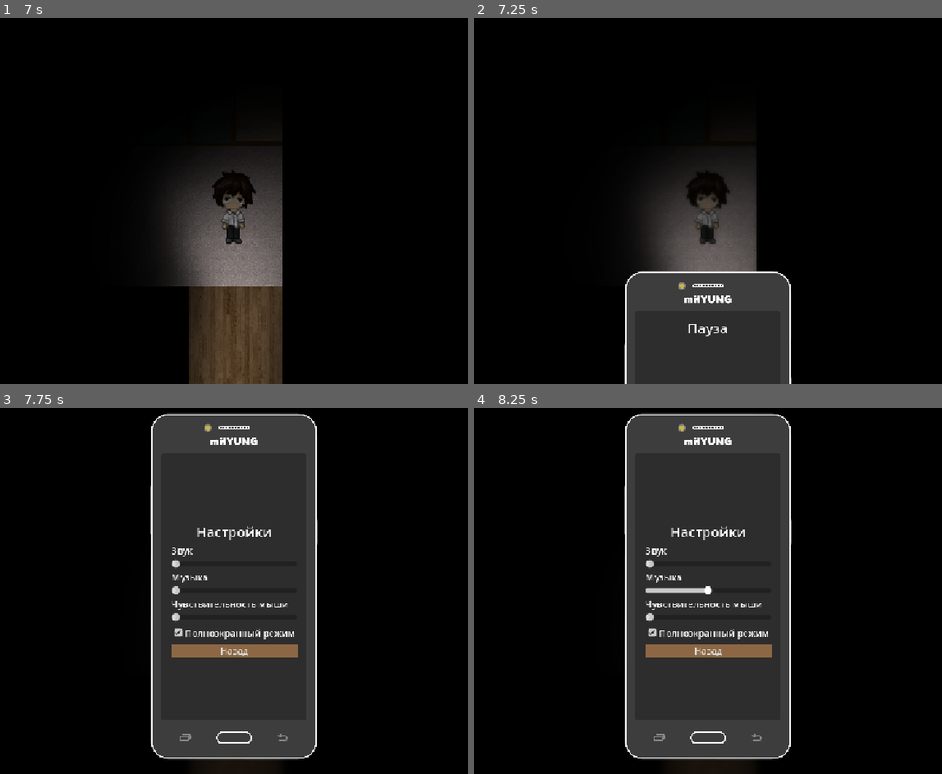
Above: before the commit, frames 1-4 (two rows, left to right).
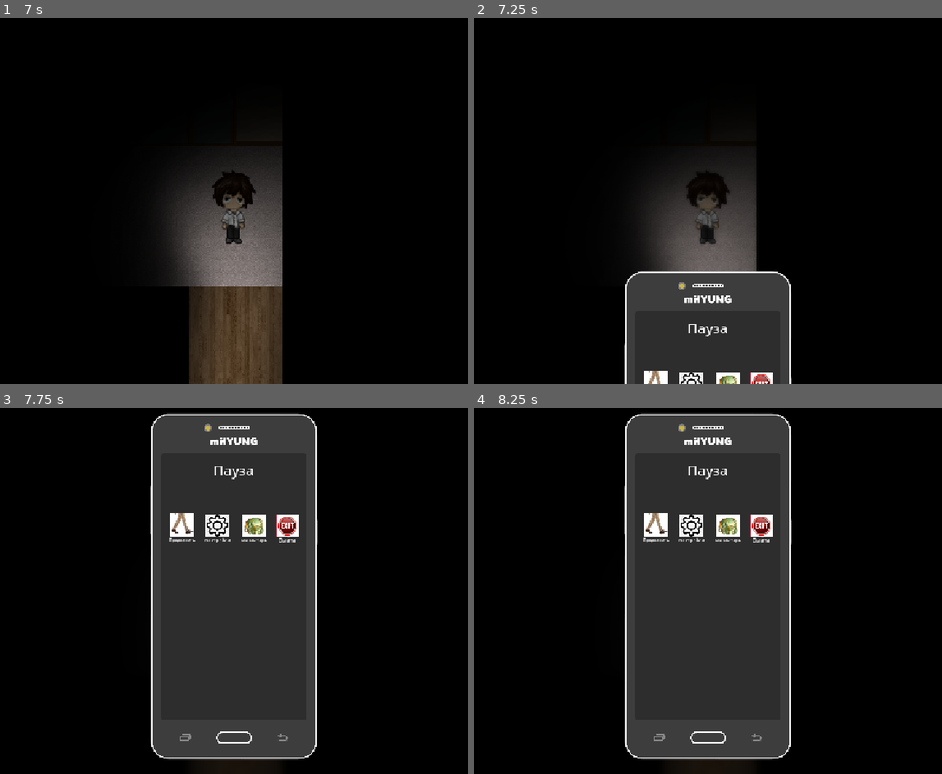
Above: after the commit, the same moments.

Repository: JohnMandzela/PROJECT_MITA
Game: Godot game, scene res://scenes/main_menu.tscn
Two runs of this game, one before a commit and one after it. Both use one fixed random seed, a clock stepped at 60 frames per second and the inputs below.
Inputs (mouse positions are in pixels of both pictures, inside the frame that each line leads up to):
- Up to frame 1 (7 s): click "Настройки" at 0.5 s; click "Полноэкранный режим" at 1.25 s; click "Назад" at 2 s; click "Новая игра" at 2.75 s; tap Enter (ui_accept) at 3.5, 3.77, 4.25, 4.52, 5, 5.75, 6.02, 6.5, 6.77 s; move the mouse to (379, 182) at 3.52 s; tap E (interact) every 0.75 s from 3.6 to 6.6 s; move the mouse to (102, 219) at 4.27 s; move the mouse to (299, 116) at 5.02 s; move the mouse to (201, 274) at 5.77 s; move the mouse to (430, 255) at 6.52 s
- Up to frame 2 (7.25 s): tap Escape (ui_cancel) at 7.15 s
- Up to frame 3 (7.75 s): click (182, 773) at 7.25 s, where only the run after the commit has a clickable "Продолжить"
- Up to frame 4 (8.25 s): click (708, 587) at 8.02 s

Frame 1 is identical in both runs. In frame 2, 0.7% of the frame differs, in the area x 36-64%, y 96-100%; in frame 3, 3.2%; in frame 4, 3.4%, in the area x 36-64%, y 15-69%.

Commit message:
Приложения в меню-паузе

Diff:
--- a/scenes/system/pause_menu_animation.tscn
+++ b/scenes/system/pause_menu_animation.tscn
@@ -1,8 +1,12 @@
-[gd_scene load_steps=24 format=3 uid="uid://jsdoohi5px74"]
+[gd_scene load_steps=28 format=3 uid="uid://jsdoohi5px74"]
 
 [ext_resource type="Script" uid="uid://c7lnwl3foh5fg" path="res://scripts/pause_menu.gd" id="1_myx47"]
 [ext_resource type="Texture2D" uid="uid://y0mm0pljq1fd" path="res://images/phone.png" id="1_n87rw"]
 [ext_resource type="Shader" uid="uid://b4jk7clyyig4i" path="res://images/shaders/pause_menu.gdshader" id="3_kukqi"]
+[ext_resource type="Texture2D" uid="uid://ocwn2npqb3yx" path="res://images/tilesets/31312.jpg" id="3_mrruf"]
+[ext_resource type="Texture2D" uid="uid://blbelkkqbfq2d" path="res://images/tilesets/4343433.jpg" id="4_78550"]
+[ext_resource type="Texture2D" uid="uid://dxon1hookl4t0" path="res://images/tilesets/432425555.jpg" id="5_h5v6u"]
+[ext_resource type="Texture2D" uid="uid://bypi1st6pt3od" path="res://images/tilesets/5554545454.png" id="6_2yjx4"]
 
 [sub_resource type="Animation" id="Animation_1s2dm"]
 length = 0.001
@@ -315,7 +319,6 @@
 horizontal_alignment = 1
 
 [node name="VBoxContainer" type="VBoxContainer" parent="Panel"]
-visible = false
 z_index = 21
 layout_mode = 1
 anchors_preset = 8
@@ -337,22 +340,112 @@
 theme_override_styles/normal = SubResource("StyleBoxFlat_nwcfo")
 theme_override_styles/pressed = SubResource("StyleBoxFlat_05uyy")
 theme_override_styles/hover = SubResource("StyleBoxFlat_p81d2")
-text = "Продолжить"
-
-[node name="Options" type="Button" parent="Panel/VBoxContainer"]
+
+[node name="AspectRatioContainer" type="AspectRatioContainer" parent="Panel/VBoxContainer/Continue"]
+layout_mode = 0
+offset_left = -2.0
+offset_top = -126.50067
+offset_right = 38.0
+offset_bottom = -86.50067
+
+[node name="Continue" type="Button" parent="Panel/VBoxContainer/Continue/AspectRatioContainer"]
 process_mode = 3
 layout_mode = 2
 theme_override_styles/normal = SubResource("StyleBoxFlat_nwcfo")
 theme_override_styles/pressed = SubResource("StyleBoxFlat_05uyy")
 theme_override_styles/hover = SubResource("StyleBoxFlat_p81d2")
-text = "Настройки"
-
-[node name="Inventory" type="Button" parent="Panel/VBoxContainer"]
+icon = ExtResource("3_mrruf")
+
+[node name="AspectRatioContainer" type="AspectRatioContainer" parent="Panel/VBoxContainer/Continue/AspectRatioContainer/Continue"]
+layout_mode = 0
+offset_left = -2.0
+offset_top = -126.50067
+offset_right = 38.0
+offset_bottom = -86.50067
+
+[node name="Label" type="Label" parent="Panel/VBoxContainer/Continue/AspectRatioContainer/Continue"]
+layout_mode = 0
+offset_left = -3.0
+offset_top = 41.0
+offset_right = 43.0
+offset_bottom = 52.0
+theme_override_font_sizes/font_size = 7
+text = "Продолжить"
+
+[node name="Options" type="Button" parent="Panel/VBoxContainer"]
 process_mode = 3
 layout_mode = 2
 theme_override_styles/normal = SubResource("StyleBoxFlat_nwcfo")
 theme_override_styles/pressed = SubResource("StyleBoxFlat_05uyy")
 theme_override_styles/hover = SubResource("StyleBoxFlat_p81d2")
+
+[node name="AspectRatioContainer" type="AspectRatioContainer" parent="Panel/VBoxContainer/Options"]
+layout_mode = 0
+offset_left = 60.0
+offset_top = -129.50067
+offset_right = 100.0
+offset_bottom = -89.50067
+
+[node name="Options" type="Button" parent="Panel/VBoxContainer/Options/AspectRatioContainer"]
+process_mode = 3
+layout_mode = 2
+theme_override_styles/normal = SubResource("StyleBoxFlat_nwcfo")
+theme_override_styles/pressed = SubResource("StyleBoxFlat_05uyy")
+theme_override_styles/hover = SubResource("StyleBoxFlat_p81d2")
+icon = ExtResource("4_78550")
+
+[node name="AspectRatioContainer" type="AspectRatioContainer" parent="Panel/VBoxContainer/Options/AspectRatioContainer/Options"]
+layout_mode = 0
+offset_left = 60.0
+offset_top = -129.50067
+offset_right = 100.0
+offset_bottom = -89.50067
+
+[node name="Label" type="Label" parent="Panel/VBoxContainer/Options/AspectRatioContainer/Options"]
+layout_mode = 0
+offset_left = -2.0
+offset_top = 40.0
+offset_right = 42.0
+offset_bottom = 52.0
+theme_override_font_sizes/font_size = 8
+text = "Настройки"
+
+[node name="Inventory" type="Button" parent="Panel/VBoxContainer"]
+process_mode = 3
+layout_mode = 2
+theme_override_styles/normal = SubResource("StyleBoxFlat_nwcfo")
+theme_override_styles/pressed = SubResource("StyleBoxFlat_05uyy")
+theme_override_styles/hover = SubResource("StyleBoxFlat_p81d2")
+
+[node name="AspectRatioContainer" type="AspectRatioContainer" parent="Panel/VBoxContainer/Inventory"]
+layout_mode = 0
+offset_left = 124.0
+offset_top = -133.50067
+offset_right = 164.0
+offset_bottom = -93.50067
+
+[node name="Inventory" type="Button" parent="Panel/VBoxContainer/Inventory/AspectRatioContainer"]
+process_mode = 3
+layout_mode = 2
+theme_override_styles/normal = SubResource("StyleBoxFlat_nwcfo")
+theme_override_styles/pressed = SubResource("StyleBoxFlat_05uyy")
+theme_override_styles/hover = SubResource("StyleBoxFlat_p81d2")
+icon = ExtResource("5_h5v6u")
+
+[node name="AspectRatioContainer" type="AspectRatioContainer" parent="Panel/VBoxContainer/Inventory/AspectRatioContainer/Inventory"]
+layout_mode = 0
+offset_left = 124.0
+offset_top = -133.50067
+offset_right = 164.0
+offset_bottom = -93.50067
+
+[node name="Label" type="Label" parent="Panel/VBoxContainer/Inventory/AspectRatioContainer/Inventory"]
+layout_mode = 0
+offset_left = -2.0
+offset_top = 40.0
+offset_right = 43.0
+offset_bottom = 52.0
+theme_override_font_sizes/font_size = 8
 text = "Инвентарь"
 
 [node name="Exit_to_Main_Menu" type="Button" parent="Panel/VBoxContainer"]
@@ -361,9 +454,38 @@
 theme_override_styles/normal = SubResource("StyleBoxFlat_2nc7s")
 theme_override_styles/pressed = SubResource("StyleBoxFlat_d3xb4")
 theme_override_styles/hover = SubResource("StyleBoxFlat_mxa3g")
+
+[node name="AspectRatioContainer" type="AspectRatioContainer" parent="Panel/VBoxContainer/Exit_to_Main_Menu"]
+layout_mode = 0
+offset_left = 182.0
+offset_top = -137.50067
+offset_right = 222.0
+offset_bottom = -97.50067
+
+[node name="Exit_to_Main_Menu" type="Button" parent="Panel/VBoxContainer/Exit_to_Main_Menu/AspectRatioContainer"]
+process_mode = 3
+layout_mode = 2
+theme_override_styles/normal = SubResource("StyleBoxFlat_2nc7s")
+theme_override_styles/pressed = SubResource("StyleBoxFlat_d3xb4")
+theme_override_styles/hover = SubResource("StyleBoxFlat_mxa3g")
+icon = ExtResource("6_2yjx4")
+
+[node name="AspectRatioContainer" type="AspectRatioContainer" parent="Panel/VBoxContainer/Exit_to_Main_Menu/AspectRatioContainer/Exit_to_Main_Menu"]
+layout_mode = 0
+offset_right = 40.0
+offset_bottom = 40.0
+
+[node name="Label" type="Label" parent="Panel/VBoxContainer/Exit_to_Main_Menu/AspectRatioContainer/Exit_to_Main_Menu"]
+layout_mode = 0
+offset_left = 5.0
+offset_top = 40.0
+offset_right = 36.0
+offset_bottom = 53.0
+theme_override_font_sizes/font_size = 9
 text = "Выйти"
 
 [node name="VBoxOptions" type="VBoxContainer" parent="Panel"]
+visible = false
 z_index = 21
 layout_mode = 1
 anchors_preset = 8
@@ -517,7 +639,11 @@
 }
 
 [connection signal="pressed" from="Panel/VBoxContainer/Continue" to="." method="_on_continue_pressed"]
+[connection signal="pressed" from="Panel/VBoxContainer/Continue/AspectRatioContainer/Continue" to="." method="_on_continue_pressed"]
 [connection signal="pressed" from="Panel/VBoxContainer/Options" to="." method="_on_options_pressed"]
+[connection signal="pressed" from="Panel/VBoxContainer/Options/AspectRatioContainer/Options" to="." method="_on_options_pressed"]
+[connection signal="pressed" from="Panel/VBoxContainer/Inventory/AspectRatioContainer/Inventory" to="." method="_on_inventory_pressed"]
 [connection signal="pressed" from="Panel/VBoxContainer/Exit_to_Main_Menu" to="." method="_on_exit_to_main_menu_pressed"]
+[connection signal="pressed" from="Panel/VBoxContainer/Exit_to_Main_Menu/AspectRatioContainer/Exit_to_Main_Menu" to="." method="_on_exit_to_main_menu_pressed"]
 [connection signal="toggled" from="Panel/VBoxOptions/Fullscreen_CheckBox" to="." method="_on_fullscreen_toggled"]
 [connection signal="pressed" from="Panel/VBoxOptions/Back_to_Pause_Menu" to="." method="_on_back_to_pause_menu_pressed"]
--- a/scripts/pause_menu.gd
+++ b/scripts/pause_menu.gd
@@ -101,3 +101,7 @@
 	await get_tree().create_timer(0.7).timeout
 	get_tree().paused = false
 	get_tree().change_scene_to_file("res://scenes/main_menu.tscn")
+
+
+func _on_inventory_pressed() -> void:
+	pass # Replace with function body.
Binary file added: images/tilesets/31312.jpg
Not shown, added: images/tilesets/31312.jpg.import
Binary file added: images/tilesets/432425555.jpg
Not shown, added: images/tilesets/432425555.jpg.import
Binary file added: images/tilesets/4343433.jpg
Not shown, added: images/tilesets/4343433.jpg.import
Binary file added: images/tilesets/5554545454.png
Not shown, added: images/tilesets/5554545454.png.import
